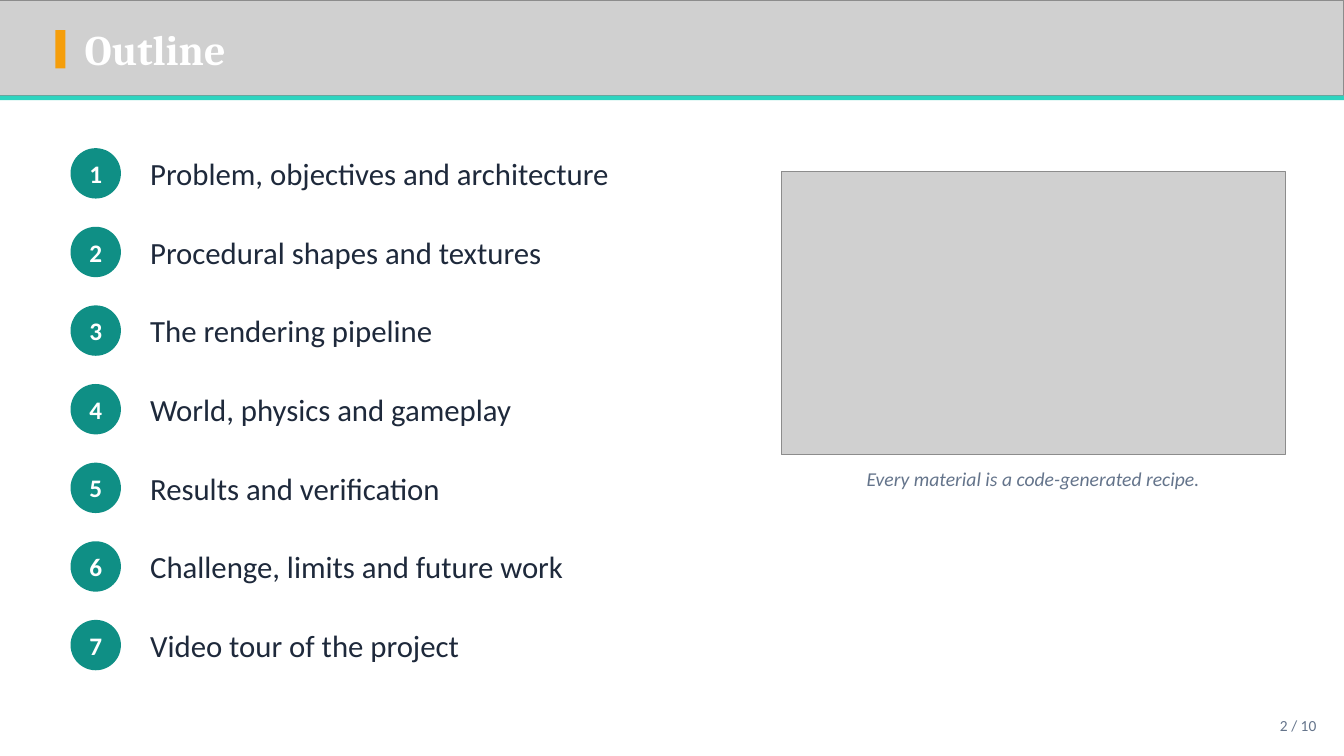
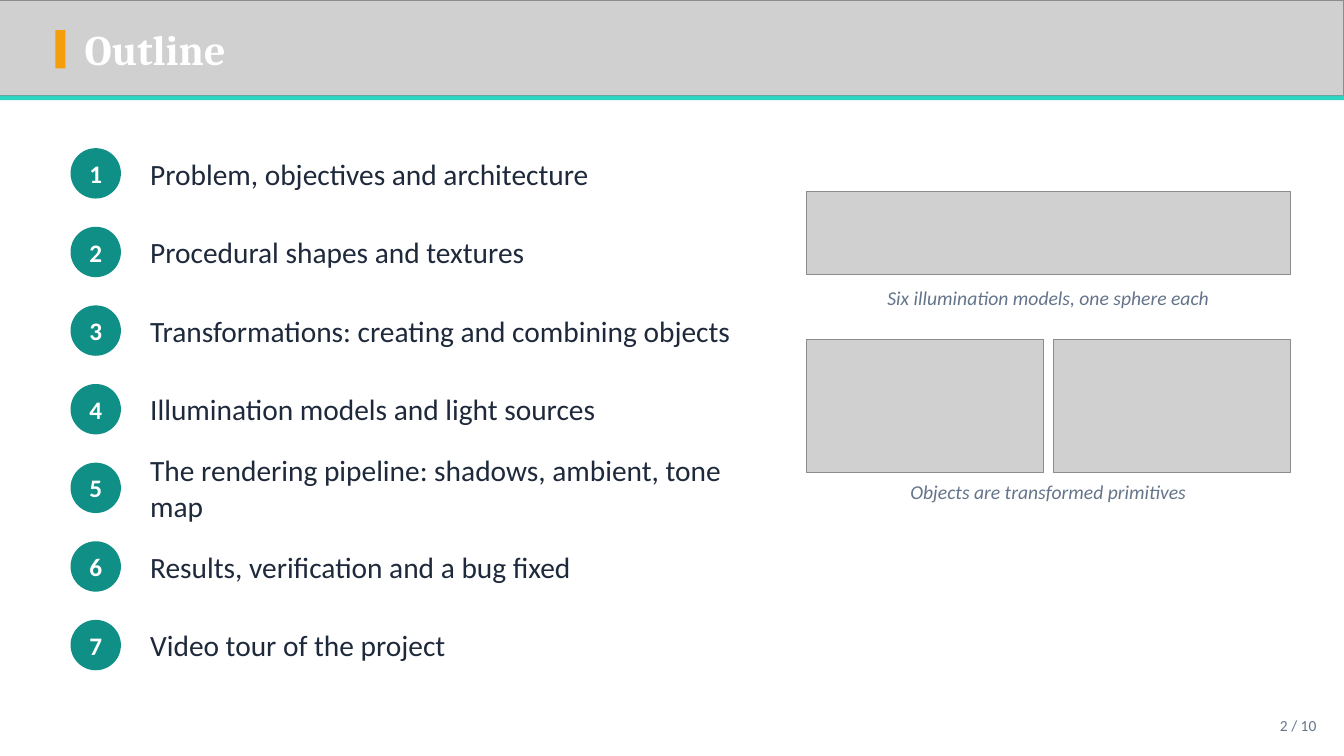
Before and after one commit to ShifatHasanGNS/Sentinel, a slide deck: slide 2 of Docs/Deliverables/Slides/Sentinel_Presentation.pptx. Drawn at 1344x756 pixels with LibreOffice and Linux fonts; fonts in the diff are those of the drawing; grey boxes stand for pictures; background and template pictures are left out. Boxes give left, top, right and bottom in pixels: in the first picture for what was removed or moved away, otherwise in the second. Text is boxed around its words. In the diff, an @@ line names an element or a change of style, - is before the commit and + after.

Commit message:
Slides: transformations and illumination-model pages (PPTX and PDF)

```diff
--- a/Docs/Deliverables/Slides/Sentinel_Presentation.pptx
+++ b/Docs/Deliverables/Slides/Sentinel_Presentation.pptx
@@ picture: place and size @@
-picture at [781, 171, 1286, 455]
+picture at [807, 192, 1291, 274]
@@ text added at [887, 291, 1209, 308], 14 pt, text #64748B, italic @@
+Six illumination models, one sphere each
@@ text at [150, 321, 730, 347]: text changed; size 22 to 21 pt @@
-The rendering pipeline
+Transformations: creating and combining objects
@@ picture added at [807, 340, 1044, 473] @@
@@ picture added at [1054, 340, 1291, 473] @@
@@ text at [150, 399, 595, 425]: text changed; size 22 to 21 pt @@
-World, physics and gameplay
+Illumination models and light sources
@@ text at [150, 460, 721, 522]: text changed; size 22 to 21 pt @@
-Results and verification
+The rendering pipeline: shadows, ambient, tone map
@@ text removed at [867, 472, 1199, 490] @@
-Every material is a code-generated recipe.
@@ text added at [910, 485, 1186, 503], 14 pt, text #64748B, italic @@
+Objects are transformed primitives
@@ text at [150, 557, 571, 583]: text changed; size 22 to 21 pt @@
-Challenge, limits and future work
+Results, verification and a bug fixed
@@ size 22 to 21 pt in 3 elements at [150, 164, 588, 190], [150, 242, 524, 268], [150, 635, 446, 661] @@
```
Also in this commit, not shown: 3 other slides changed, 2 slides added, 2 slides removed, 23 other files.
